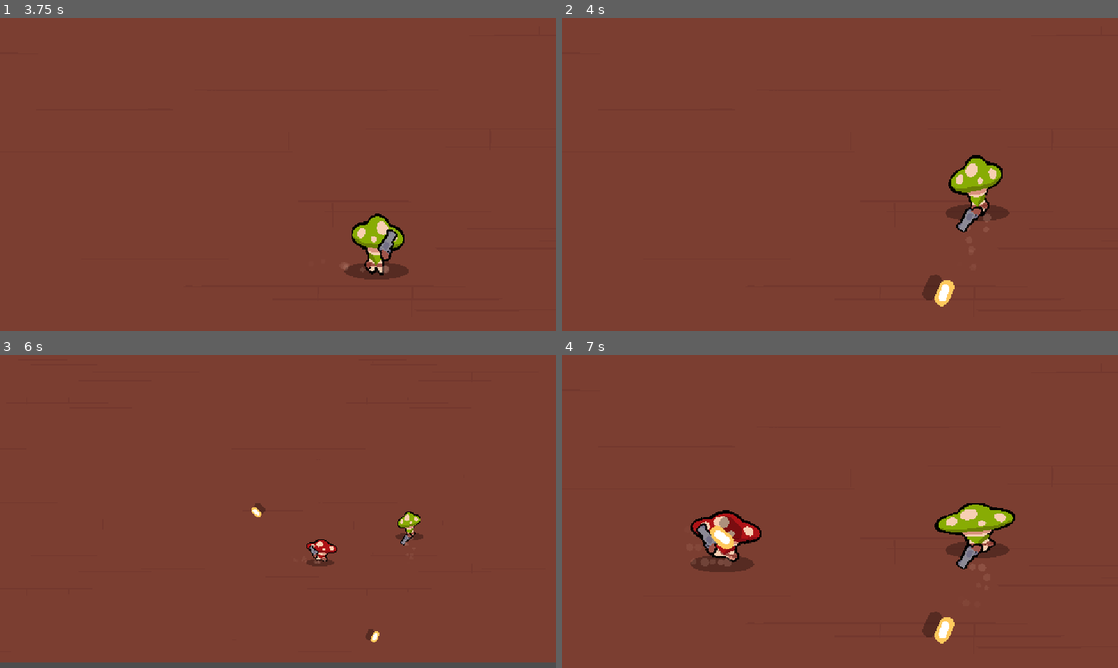
Above: before the commit, frames 1-4 (two rows, left to right).
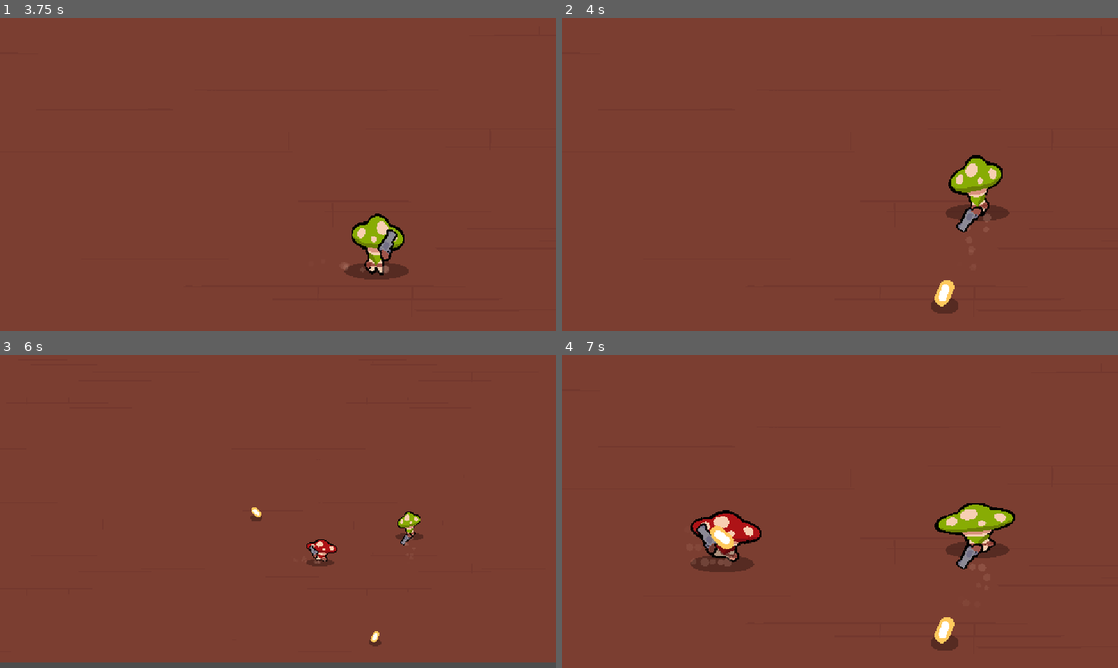
Above: after the commit, the same moments.

Repository: orbital-mage/gmtk-2025
Game: Godot game, scene res://game.tscn
The game is run twice, just before and just after one commit, with the same random seed, the same clock (stepped at 60 frames per second) and the same inputs.
Inputs (mouse positions are in pixels of both pictures, inside the frame that each line leads up to):
- Up to frame 1 (3.75 s): tap Enter at 0.5 s; move the mouse to (400, 158) at 0.52 s; hold D (right) 0.53-1.28 s; hold Tab (replay) 0.53-1.28 s; move the mouse to (166, 190) at 1.27 s; hold S (down) 1.28-2.03 s; click (166, 190) at 1.35 s; move the mouse to (333, 105) at 2.02 s; hold D (right) 2.03-2.78 s; hold Tab (replay) 2.03-2.78 s; move the mouse to (250, 237) at 2.77 s; hold W (up) 2.78-3.53 s; click (250, 237) at 2.85 s; move the mouse to (444, 221) at 3.52 s; hold A (left) from 3.53 s (still down); hold Tab (replay) from 3.53 s (still down)
- Up to frame 2 (4 s): keep holding A (left); keep holding Tab (replay)
- Up to frame 3 (6 s): move the mouse to (111, 464) at 4.27 s; release Tab (replay) at 4.28 s; click (111, 464) at 4.35 s; tap Space at 5 s; move the mouse to (305, 511) at 5.02 s; release A (left) at 5.03 s; hold S (down) 5.03-5.78 s; hold Tab (replay) 5.03-5.78 s; move the mouse to (194, 433) at 5.77 s; hold D (right) from 5.78 s (still down); click (194, 433) at 5.85 s
- Up to frame 4 (7 s): move the mouse to (962, 495) at 6.52 s; release D (right) at 6.53 s; hold W (up) from 6.53 s (still down); hold Tab (replay) from 6.53 s (still down)

Frame 1 is identical in both runs. In frame 2, 0.3% of the frame differs, in the area x 64-72%, y 82-95%; in frame 3, 0.1%; in frame 4, 0.7%, in the area x 26-72%, y 51-95%.
Error in both runs: Invalid access to property or key 'position' on a base object of type 'Nil'. (res://clones/clone.gd:97)

Commit message:
bullet rotation

Diff:
--- a/clones/bullet.gd
+++ b/clones/bullet.gd
@@ -5,11 +5,14 @@
 var direction: Vector2
 var released := false
 
+@onready var sprite: Sprite2D = $Sprite
 @onready var hitbox: Area2D = $Hitbox
+
+func _ready() -> void:
+	sprite.rotation = direction.angle()
 
 func set_target(target: Vector2):
 	direction = (target - position).normalized()
-	rotation = direction.angle()
 
 func _physics_process(delta: float) -> void:
 	position += direction * delta * speed
